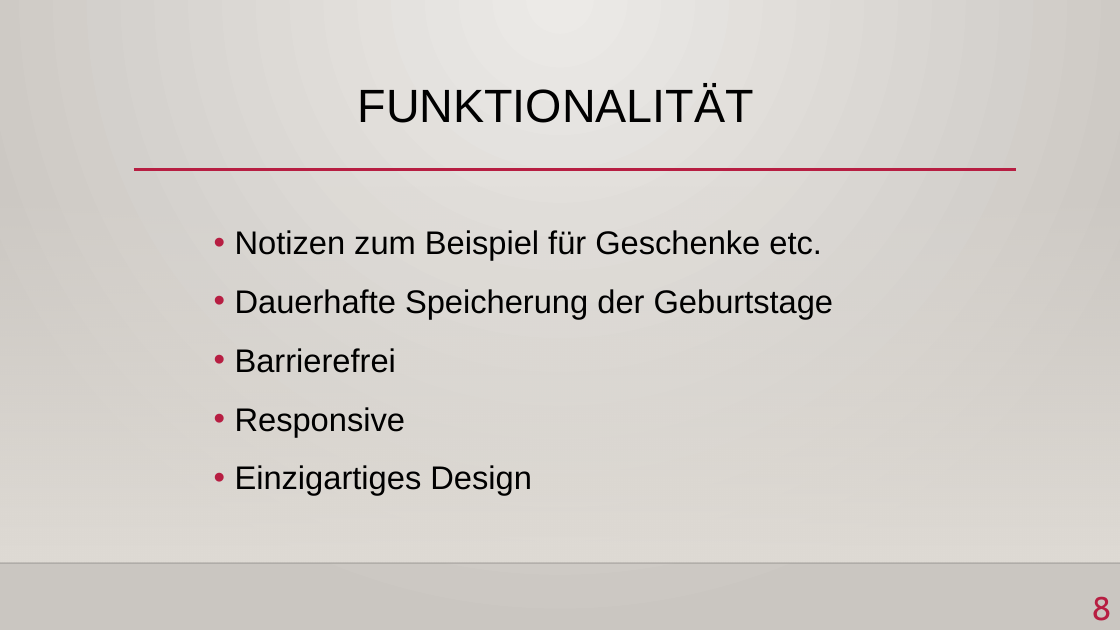
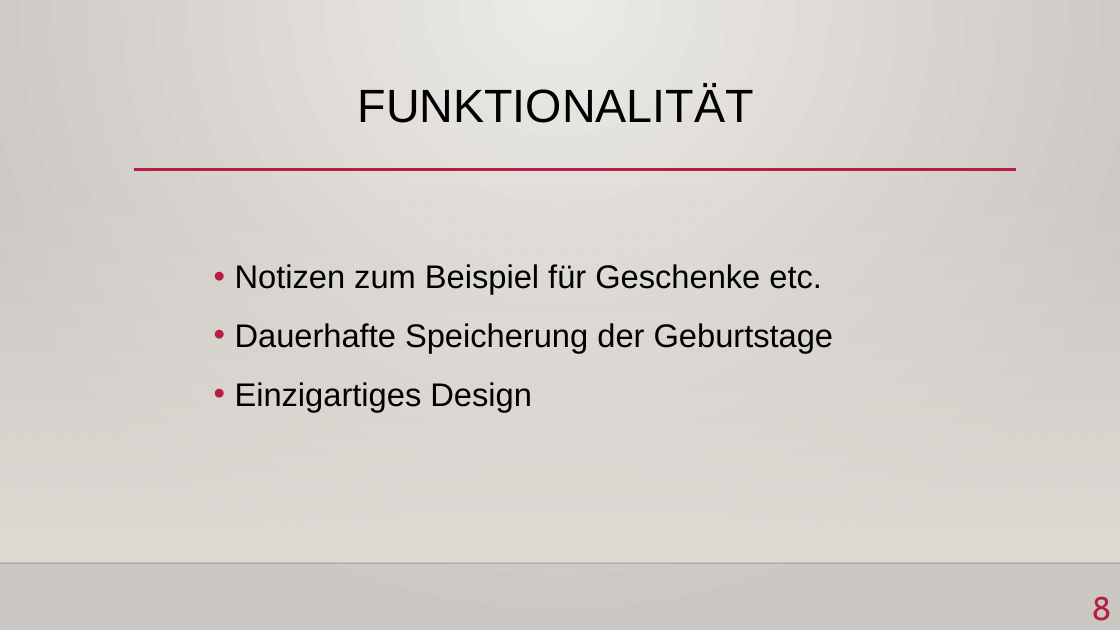
Before and after one commit to yschiebelhut/Geburtstagskalender, a slide deck: slide 8 of MyCalendar.pptx. Drawn at 1120x630 pixels with LibreOffice and Linux fonts; fonts in the diff are those of the drawing; background and template pictures are left out. Boxes give left, top, right and bottom in pixels: in the first picture for what was removed or moved away, otherwise in the second. Text is boxed around its words. In the diff, an @@ line names an element or a change of style, - is before the commit and + after.

Commit message:
edited powerpoint

```diff
--- a/MyCalendar.pptx
+++ b/MyCalendar.pptx
@@ text "Notizen zum Beispiel für Geschenke ...": place and size @@
-text "Notizen zum Beispiel für Geschenke ..." at [235, 230, 834, 495]
+text "Notizen zum Beispiel für Geschenke ..." at [235, 264, 834, 412]
@@ text at [235, 348, 405, 437]: paragraphs removed @@
-• Barrierefrei
-• Responsive
```
